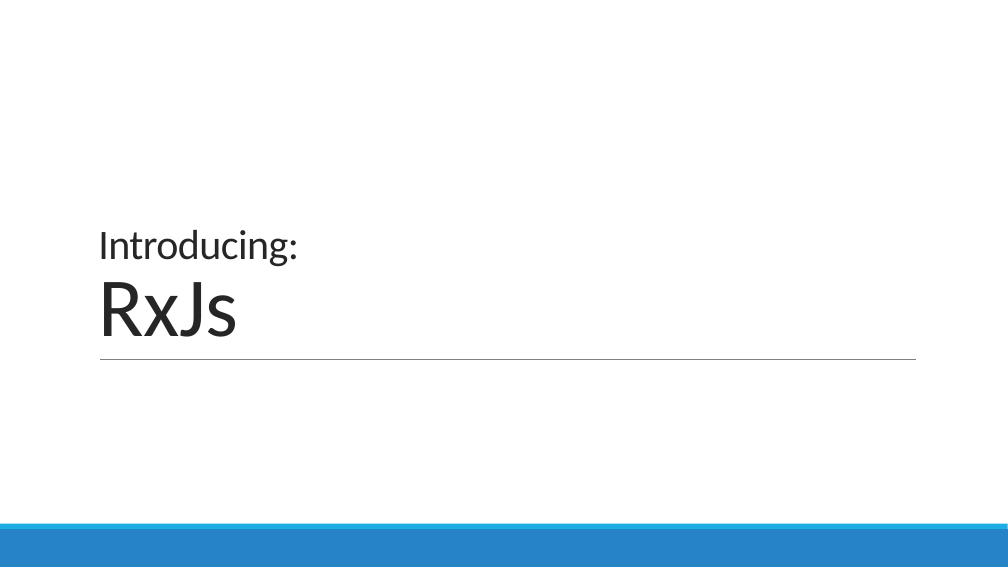
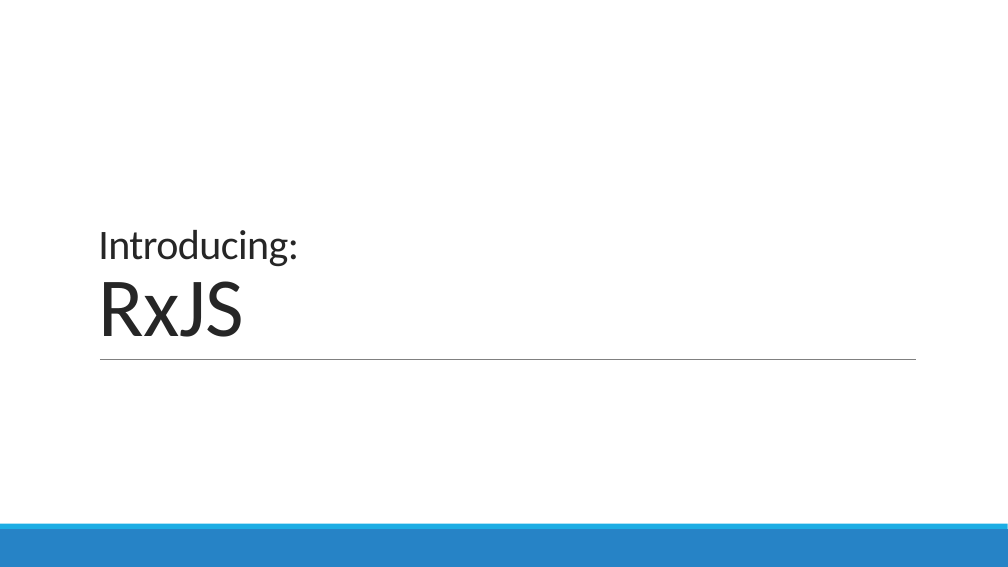
Before and after one commit to AGiorgetti/rxjs101, a slide deck: slide 9 of ReactiveProgramming_RxJS.pptx. Drawn at 1008x567 pixels with LibreOffice and Linux fonts; fonts in the diff are those of the drawing. Boxes give left, top, right and bottom in pixels: in the first picture for what was removed or moved away, otherwise in the second. Text is boxed around its words. In the diff, an @@ line names an element or a change of style, - is before the commit and + after.

```diff
--- a/ReactiveProgramming_RxJS.pptx
+++ b/ReactiveProgramming_RxJS.pptx
@@ title at [98, 230, 299, 337]: text changed @@
-Introducing:
-RxJs
+Introducing:
+RxJS
```
Also in this commit, not shown: 8 other slides changed, 12 other files.
